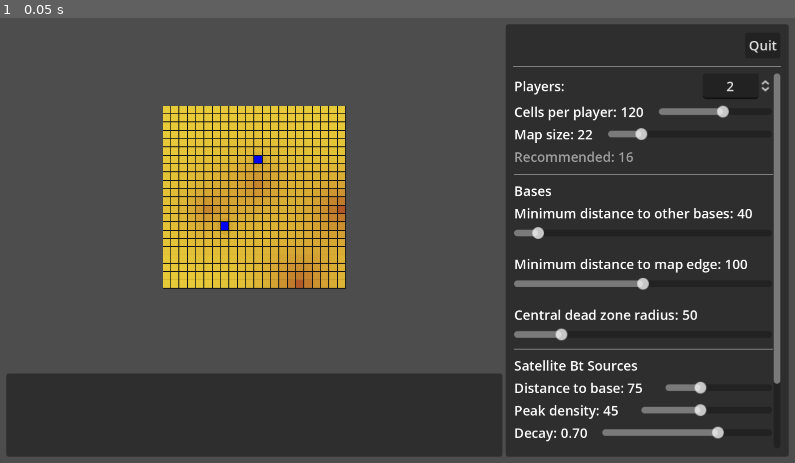
Above: before the commit, frame 1.
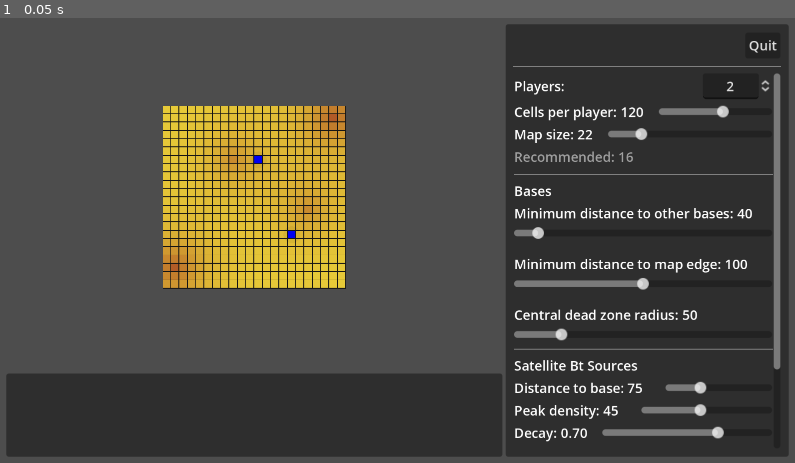
Above: after the commit, the same moment.

Repository: wadcom/kisarra-mapgen
Game: Godot game, scene res://main.tscn
The game is run twice, just before and just after one commit, with the same random seed, the same clock (stepped at 60 frames per second) and the same inputs.
Inputs:
- Up to frame 1 (0.05 s): no input

The runs differ from the first frame. In frame 1, 2.2% of the frame differs, in the area x 20-99%, y 19-83%.

Commit message:
Add decay controls for extra sources

Diff:
--- a/betirium_settings.gd
+++ b/betirium_settings.gd
@@ -12,6 +12,9 @@
 
 
 func _update_controls():
+	%ExtraSourcesDecayLabel.text = "%.2f" % [_params.extra_sources.decay]
+	%ExtraSourcesDecaySlider.value = _params.extra_sources.decay
+
 	%ExtraSourceDistanceToBasesLabel.text = str(_params.extra_sources.distance_to_any_base)
 	%ExtraSourceDistanceToBasesSlider.value = _params.extra_sources.distance_to_any_base
 
@@ -70,3 +73,10 @@
 
 	_update_controls()
 	parameters_changed.emit(_params)
+
+
+func _on_extra_sources_decay_slider_value_changed(value):
+	_params.extra_sources.decay = value
+
+	_update_controls()
+	parameters_changed.emit(_params)
--- a/betirium_settings.tscn
+++ b/betirium_settings.tscn
@@ -83,7 +83,7 @@
 size_flags_horizontal = 3
 size_flags_vertical = 4
 max_value = 1.0
-step = 0.05
+step = 0.01
 
 [node name="Padding" type="Control" parent="."]
 custom_minimum_size = Vector2(2.08165e-12, 10)
@@ -150,9 +150,35 @@
 size_flags_horizontal = 3
 size_flags_vertical = 4
 
+[node name="ExtraSourcesDecayControls" type="HBoxContainer" parent="."]
+layout_mode = 2
+
+[node name="Label" type="Label" parent="ExtraSourcesDecayControls"]
+layout_mode = 2
+text = "Decay:"
+
+[node name="ExtraSourcesDecayLabel" type="Label" parent="ExtraSourcesDecayControls"]
+unique_name_in_owner = true
+custom_minimum_size = Vector2(32, 2.08165e-12)
+layout_mode = 2
+text = "0.99"
+
+[node name="Control" type="Control" parent="ExtraSourcesDecayControls"]
+custom_minimum_size = Vector2(10, 2.08165e-12)
+layout_mode = 2
+
+[node name="ExtraSourcesDecaySlider" type="HSlider" parent="ExtraSourcesDecayControls"]
+unique_name_in_owner = true
+layout_mode = 2
+size_flags_horizontal = 3
+size_flags_vertical = 4
+max_value = 1.0
+step = 0.01
+
 [connection signal="value_changed" from="SatelliteBtDistanceToBaseControls/SatelliteBtDistanceToBaseSlider" to="." method="_on_satellite_bt_distance_to_base_slider_value_changed"]
 [connection signal="value_changed" from="SatelliteBtPeakDensityControls/SatelliteBtPeakDensitySlider" to="." method="_on_satellite_bt_peak_density_slider_value_changed"]
 [connection signal="value_changed" from="SatelliteBtDecayControls/SatelliteBtDecaySlider" to="." method="_on_satellite_bt_decay_slider_value_changed"]
 [connection signal="value_changed" from="HBoxContainer/ExtraSourcesQuantitySpinBox" to="." method="_on_extra_sources_quantity_spin_box_value_changed"]
 [connection signal="value_changed" from="ExtraSourceDistanceToBasesControls/ExtraSourceDistanceToBasesSlider" to="." method="_on_extra_source_distance_to_bases_slider_value_changed"]
 [connection signal="value_changed" from="ExtraSourcePeakDensityControls/ExtraSourcePeakDensitySlider" to="." method="_on_extra_source_peak_density_slider_value_changed"]
+[connection signal="value_changed" from="ExtraSourcesDecayControls/ExtraSourcesDecaySlider" to="." method="_on_extra_sources_decay_slider_value_changed"]
